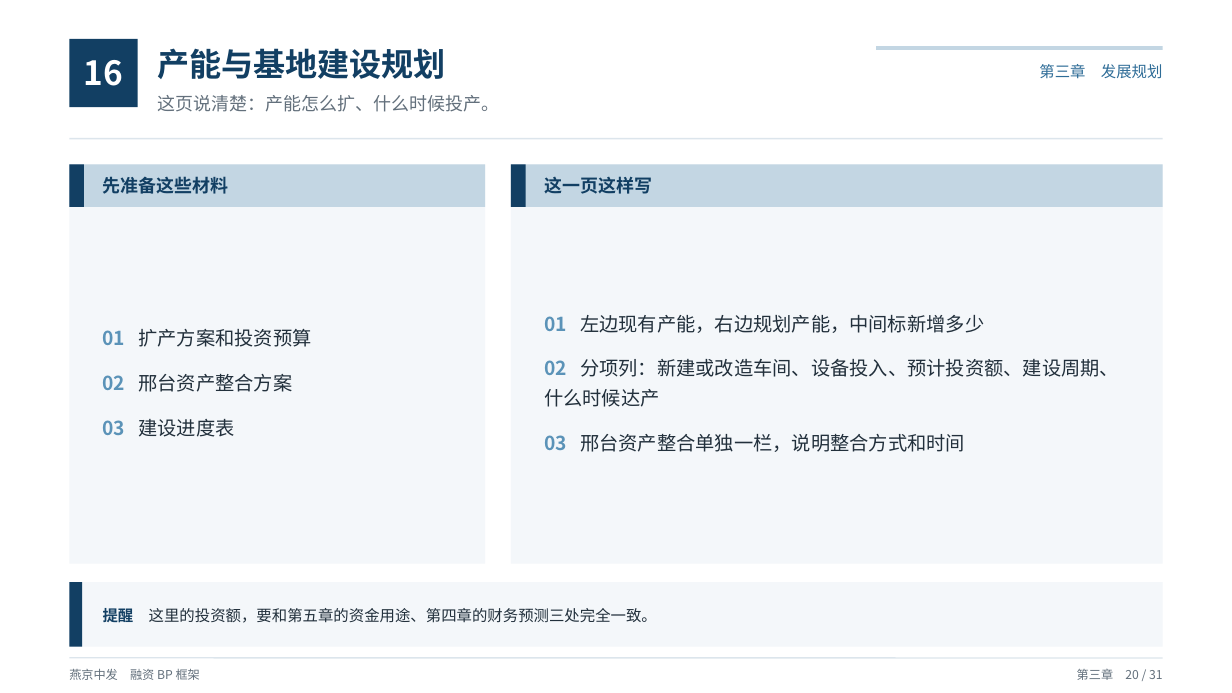
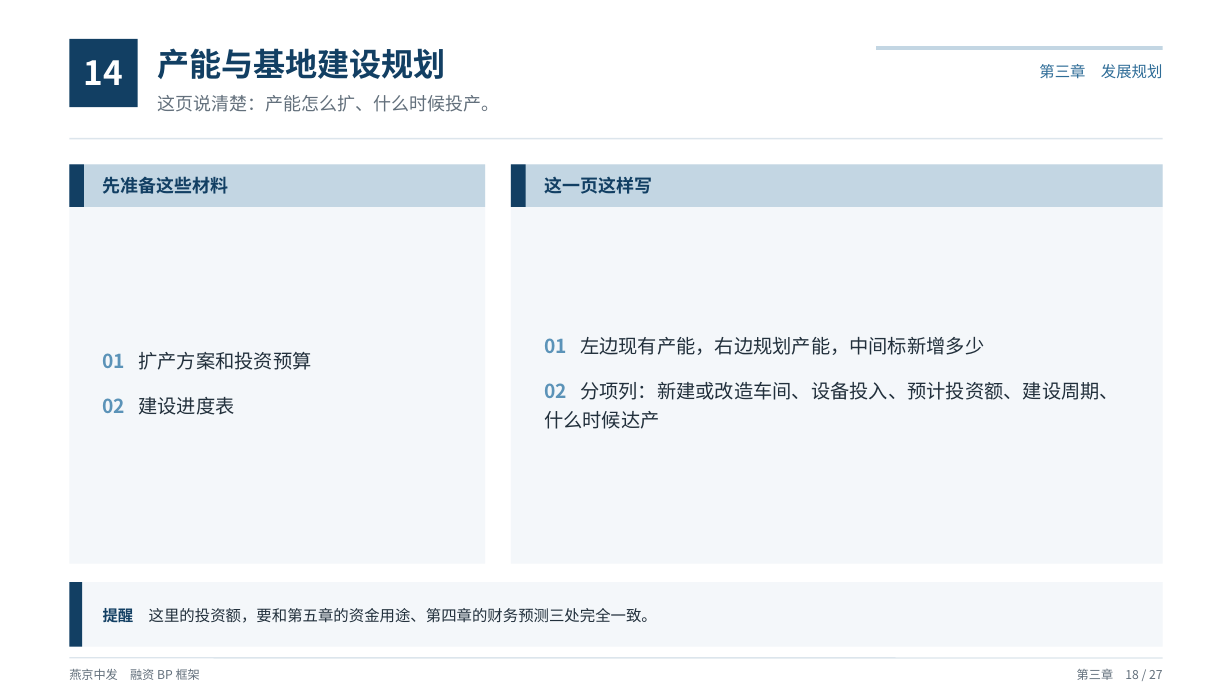
Before and after one commit to xid013-ux/JXD, a slide deck: slide 19 of output/BP框架/燕京中发融资BP框架（教学版）.pptx (slide 21 before the commit). Drawn at 1232x693 pixels with LibreOffice and Linux fonts; fonts in the diff are those of the drawing. Boxes give left, top, right and bottom in pixels: in the first picture for what was removed or moved away, otherwise in the second. Text is boxed around its words. In the diff, an @@ line names an element or a change of style, - is before the commit and + after.

```diff
--- a/output/BP框架/燕京中发融资BP框架（教学版）.pptx
+++ b/output/BP框架/燕京中发融资BP框架（教学版）.pptx
@@ text at (84,60,123,85): text changed @@
-16
+14
@@ text at (103,397,234,415): text changed @@
-02 邢台资产整合方案
-03 建设进度表
+02 建设进度表
@@ text at (544,434,965,452): paragraph removed @@
-03 邢台资产整合单独一栏，说明整合方式和时间
@@ text at (1077,669,1162,680): text changed @@
-第三章 20 / 31
+第三章 18 / 27
```
Also in this commit, not shown: 27 other slides changed, 4 slides removed, 5 other files.
